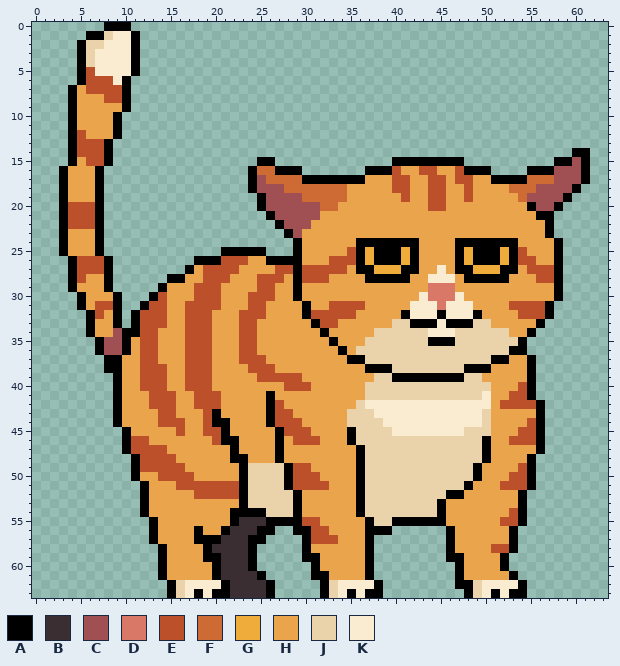
Pixel-art file -- resources-wip/cat.aseprite. That is the earlier state.
64x64 pixels, 1 frame.
Palette (. is transparent): A #000000  B #3a2e32  C #a05053  D #d97867  E #bc502a  F #ce6b34  G #efac3b  H #eaa44c  J #ead3aa  K #faecd1
After:
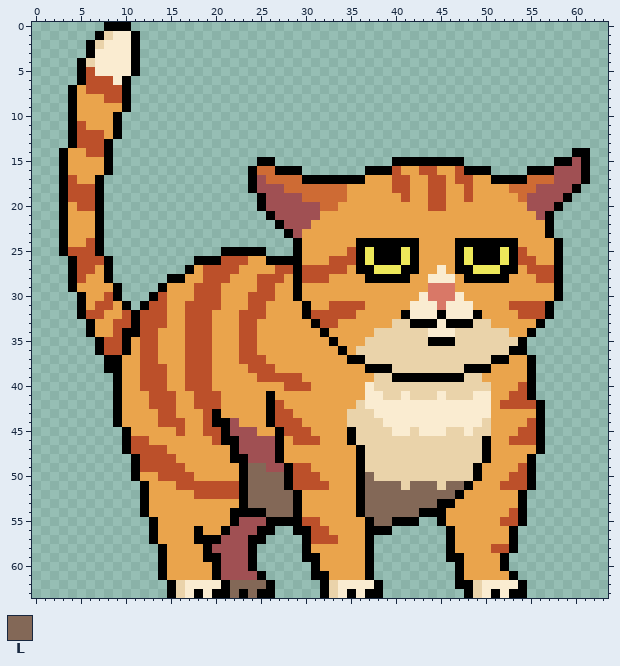
Colours new in this view: L #836857
Author's note on the commit: Improve cat leg and tail
Diff:
Colour G changes from #efac3b to #ede85a.
Layers "Head", "Body":
The edit adds colour A in rows 14 to 15 at x 3; in row 16 at x 8; in row 29 at x 9; in row 31 at x 10; in row 32 at x 5.
Colour B gives way to colour A in row 63 at x 23 and 25.
Colour H gives way to colour A in row 53 at x 46.
Colour J gives way to colour A in rows 2 to 3 at x 6; in row 54 at x 43 to 44.
Colour A gives way to colour C in row 20 at x 55; in row 21 at x 56.
Colour B gives way to colour C in row 55 at x 23 to 25; in row 56 at x 22 to 24; in row 57 at x 21 to 23; in row 58 at x 20 to 23; in rows 59 to 60 at x 21 to 23; in row 61 at x 21 to 24.
Colour H gives way to colour C in row 44 at x 22; in row 45 at x 22 to 24; in rows 46 to 47 at x 23 to 26; in row 48 at x 24 to 26.
Colour J gives way to colour C in row 49 at x 26 to 27.
The edit adds colour E in rows 32 to 33 at x 10.
Colour A gives way to colour E in row 32 at x 6; in row 33 at x 9.
Colour C gives way to colour E in row 34 at x 9; in rows 35 to 36 at x 8 to 9.
Colour H gives way to colour E in row 11 at x 5; in row 12 at x 6 to 7; in row 17 at x 4; in rows 18 to 19 at x 4 to 6; in row 24 at x 6; in row 25 at x 4 to 6.
Colour H gives way to colour E in row 30 at x 8.
Colour A gives way to colour H in rows 14 to 15 at x 4; in row 16 at x 7; in row 29 at x 8; in rows 31 to 32 at x 9.
Colour E gives way to colour H in row 14 at x 5; in row 15 at x 6 to 7; in row 20 at x 4; in rows 21 to 22 at x 4 to 6; in row 27 at x 7.
Colour K gives way to colour J in row 45 at x 42 and 46 to 47.
Colour J gives way to colour K in row 40 at x 37; in row 41 at x 37 to 38, 41, 45 and 49; in row 43 at x 50; in row 45 at x 48.
Colour A gives way to colour L in row 52 at x 46.
Colour B gives way to colour L in row 62 at x 22 to 25; in row 63 at x 22 and 24.
Colour J gives way to colour L in row 49 at x 24 to 25; in row 50 at x 24 to 27 and 37; in row 51 at x 24 to 27, 37 to 40, 42 to 44 and 46 to 47; in row 52 at x 24 to 28 and 37 to 45; in row 53 at x 24 to 28 and 37 to 44; in row 54 at x 26 to 28 and 37 to 42.
Colour J gives way to colour L in row 55 at x 38 to 39.
Colour A is gone in row 1 at x 6; in rows 2 to 3 at x 5; in row 55 at x 43 to 44.
Pixel boxes of the changes (left, top, right, bottom) in both pictures:
changed: (77, 31, 95, 58)
changed: (59, 121, 131, 355)
changed: (464, 202, 545, 274)
changed: (365, 247, 410, 274)
changed: (365, 382, 410, 400)
changed: (410, 391, 491, 436)
changed: (212, 418, 293, 598)
changed: (365, 472, 464, 526)
